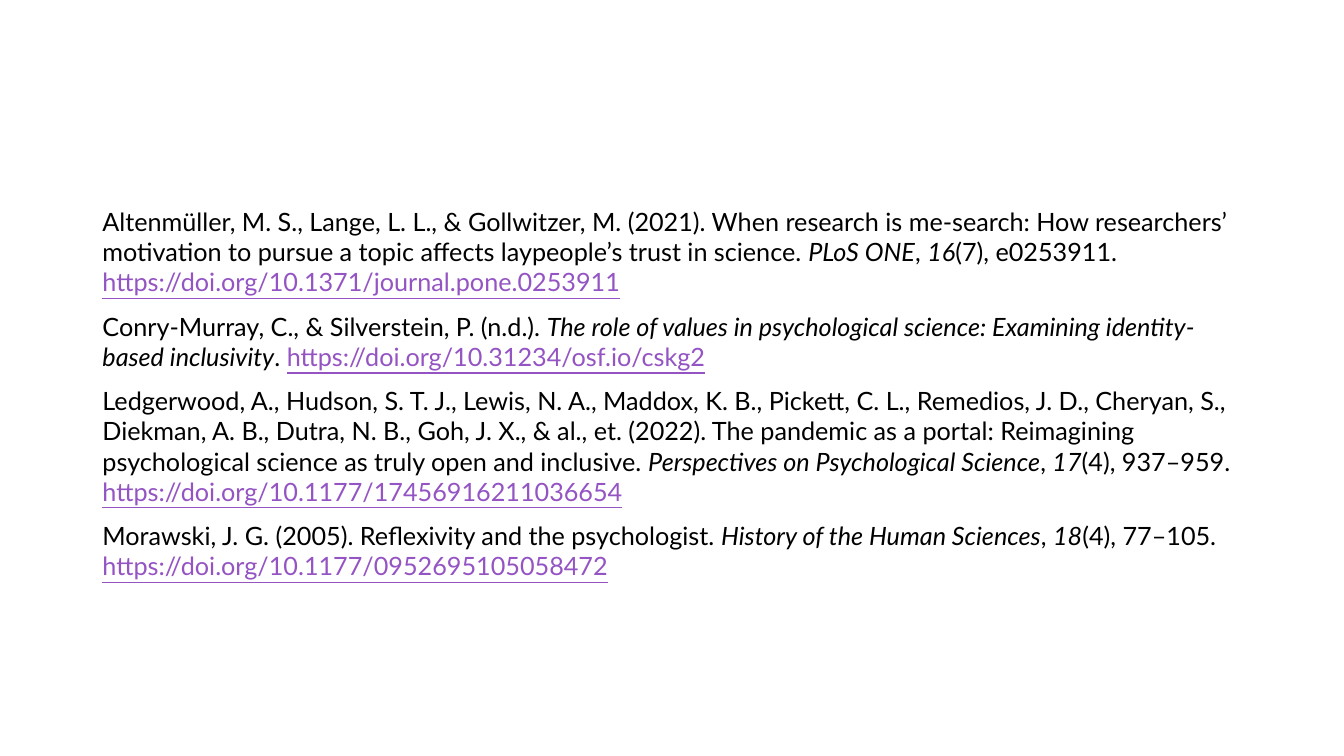
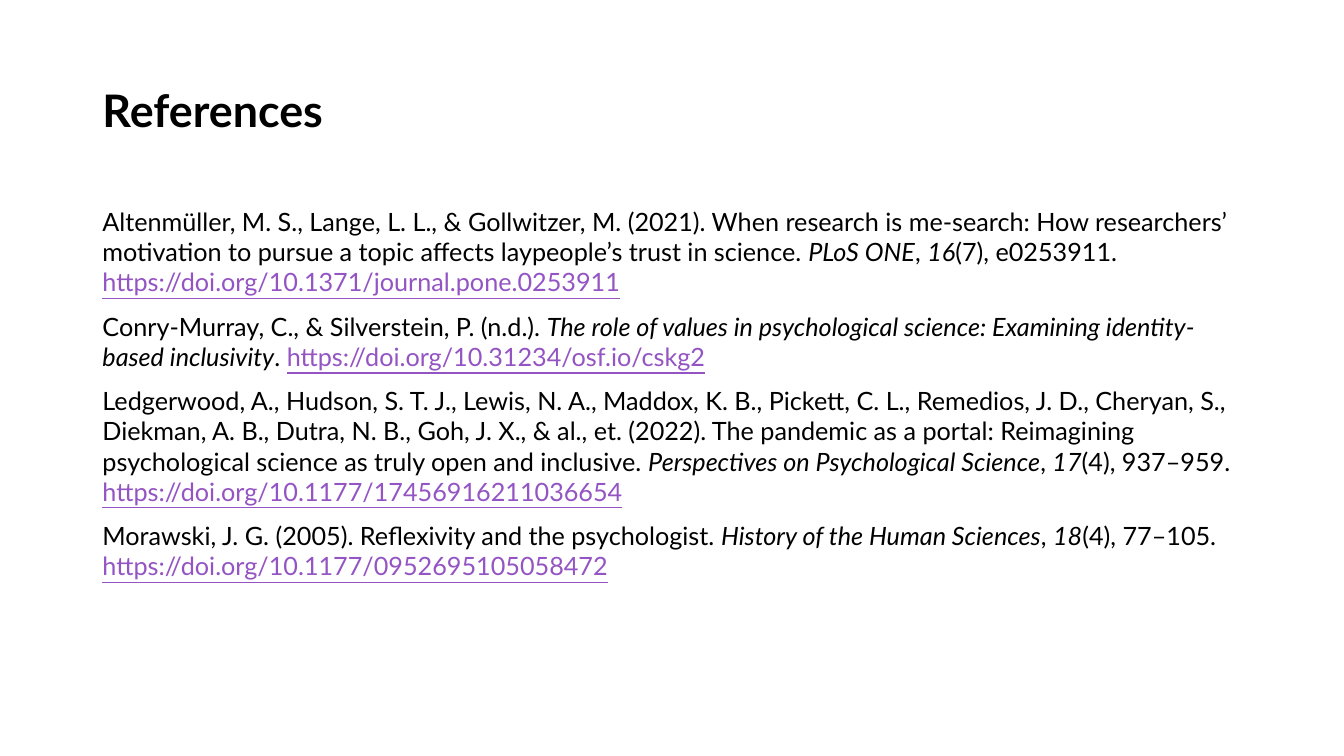
Before and after one commit to LittleMonkeyLab/PS52007Dslides, a slide deck: slide 33 of _site/lectures/Lecture04/Lecture04.pptx (slide 22 before the commit). Drawn at 1344x756 pixels with LibreOffice and Linux fonts; fonts in the diff are those of the drawing. Boxes give left, top, right and bottom in pixels: in the first picture for what was removed or moved away, otherwise in the second. Text is boxed around its words. In the diff, an @@ line names an element or a change of style, - is before the commit and + after.

```diff
--- a/_site/lectures/Lecture04/Lecture04.pptx
+++ b/_site/lectures/Lecture04/Lecture04.pptx
@@ title added at bbox=[102, 94, 322, 128], 32 pt, text #000000, bold @@
+References
```
Also in this commit, not shown: 9 other slides changed, 16 slides added, 5 slides removed, 33 other files.
